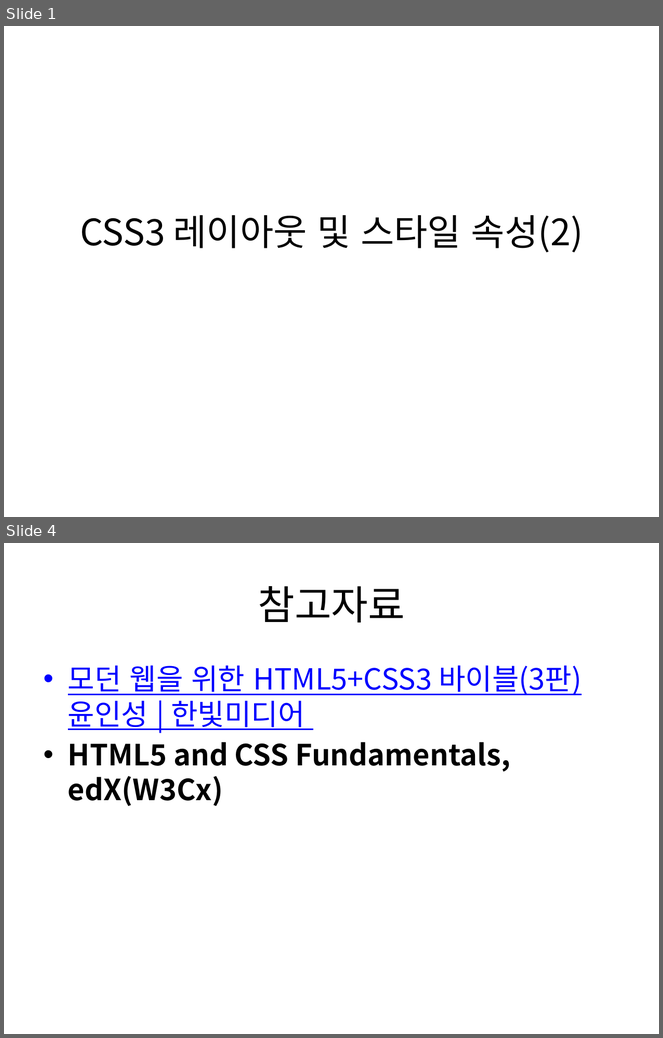
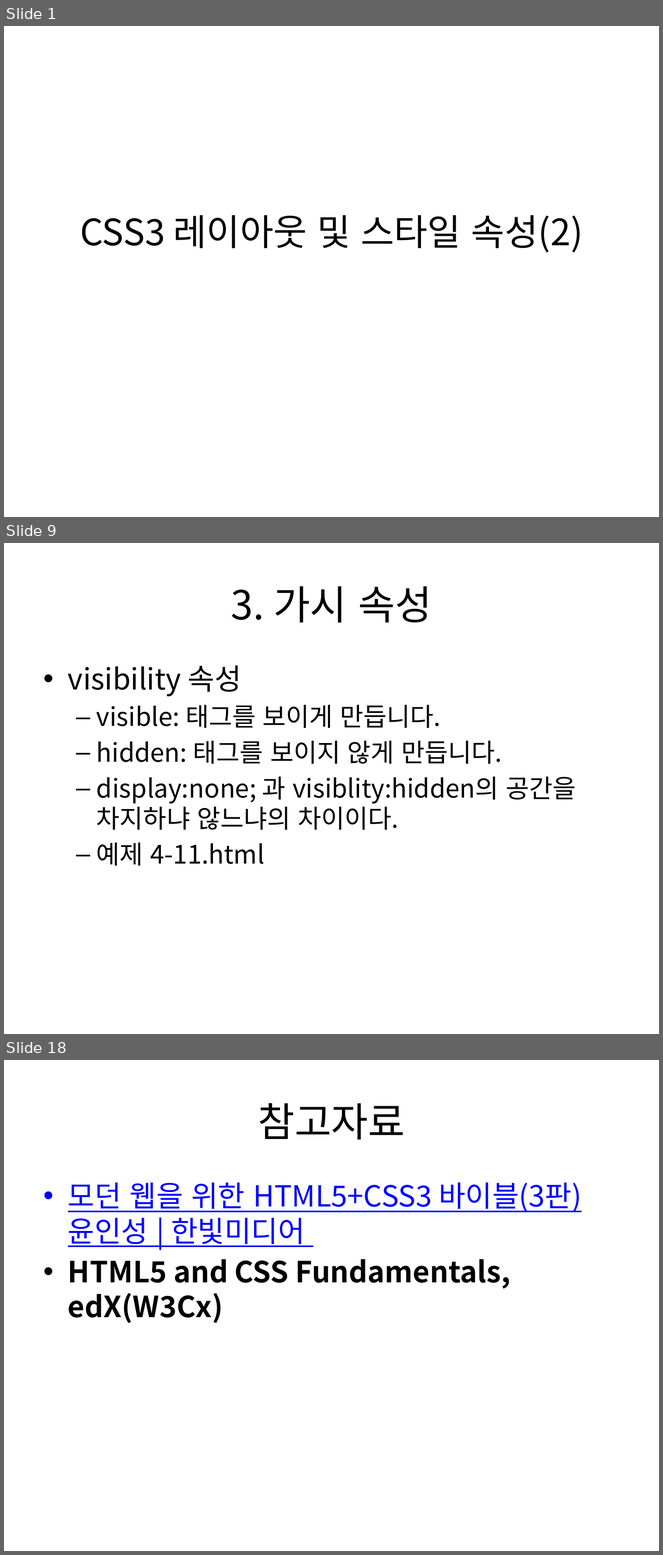
Before and after one commit to kdkcom1234/git2021, a slide deck: 1-html-css/04. CSS3 레이아웃 및 스타일 속성(2).pptx. Shown one above the other, each under a label of ours: slides 1 and 4 before the commit, slides 1, 9 and 18 after it; the slides between them are not shown. The pictures are 663x1038 and 663x1555 pixels, drawn with LibreOffice and Linux fonts; fonts in the diff are those of the drawing. Boxes give left, top, right and bottom in pixels: in the first picture for what was removed or moved away, otherwise in the second. Text is boxed around its words. In the diff, an @@ line names an element or a change of style, - is before the commit and + after.

```diff
--- a/1-html-css/04. CSS3 레이아웃 및 스타일 속성(2).pptx
+++ b/1-html-css/04. CSS3 레이아웃 및 스타일 속성(2).pptx
@@ slide 9 added at [4, 543, 659, 1034], background #FFFFFF @@
@@ title added at [231, 586, 432, 623], 44 pt, text #000000 @@
+3. 가시 속성
@@ text added at [68, 665, 576, 866], 28 pt, text #000000 @@
+• visibility 속성
+  – visible: 태그를 보이게 만듭니다.
+  – hidden: 태그를 보이지 않게 만듭니다.
+  – display:none; 과 visiblity:hidden의 공간을 차지하냐 않느냐의 차이이다.
+  – 예제 4-11.html
@@ what was slide 4 is now slide 18 @@
```
Also in this commit, not shown: 1 slide changed, 14 other slides added, 1 slide removed, 24 other files.
